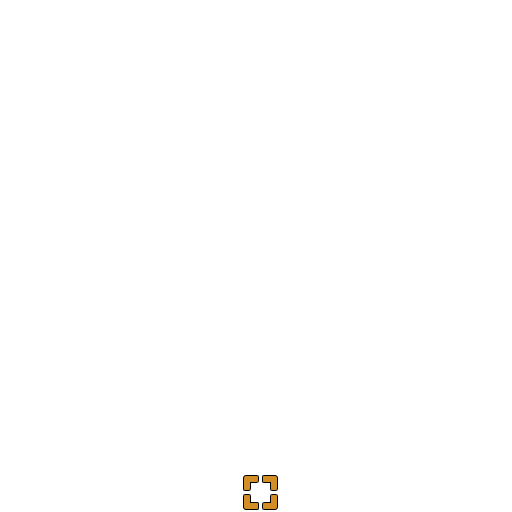
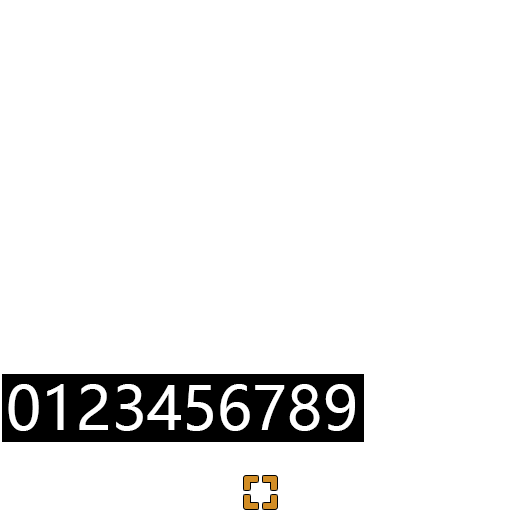
Layered file, before and after one edit (512 × 512). Changes by layer:
added layer "0123456789" in group "组 2" over [left=8, top=384, right=355, bottom=431]
added layer "Back" in group "组 2" over [left=2, top=374, right=364, bottom=442]
